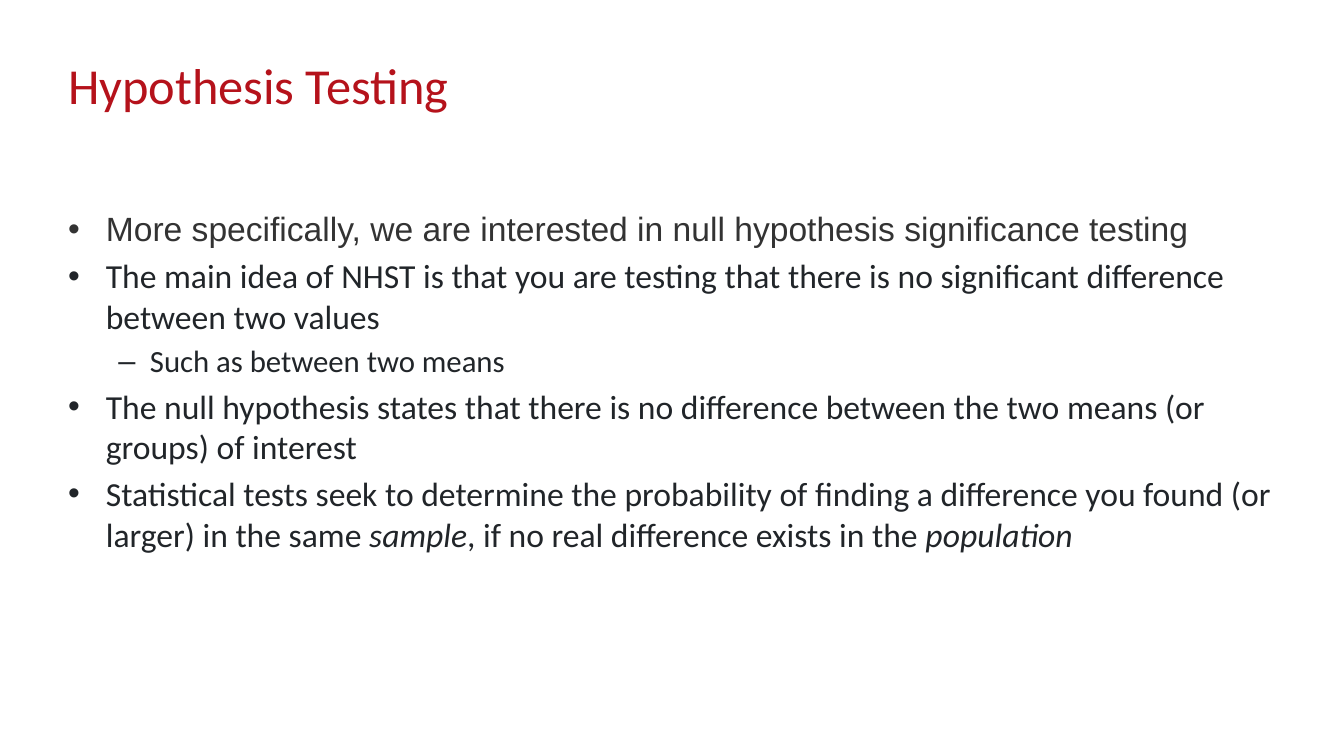
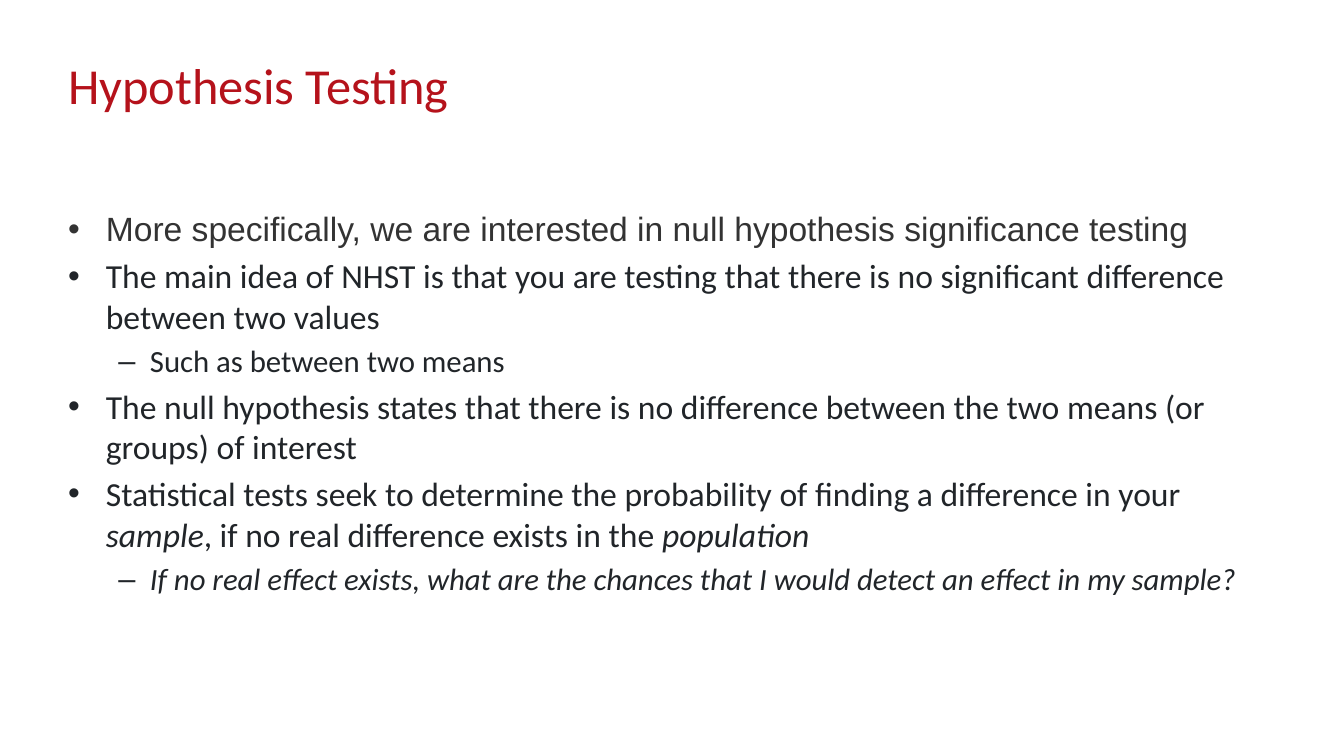
Before and after one commit to M1V0/FASS512, a slide deck: slide 7 of Week7/Week_7.pptx. Drawn at 1344x756 pixels with LibreOffice and Linux fonts; fonts in the diff are those of the drawing; background and template pictures are left out. Boxes give left, top, right and bottom in pixels: in the first picture for what was removed or moved away, otherwise in the second. Text is boxed around its words. In the diff, an @@ line names an element or a change of style, - is before the commit and + after.

```diff
--- a/Week7/Week_7.pptx
+++ b/Week7/Week_7.pptx
@@ text at [106,482,1236,595]: text changed @@
-• Statistical tests seek to determine the probability of finding a difference you found (or larger) in the same sample, if no real difference exists in the population
+• Statistical tests seek to determine the probability of finding a difference in your sample, if no real difference exists in the population
+  – If no real effect exists, what are the chances that I would detect an effect in my sample?
```
Also in this commit, not shown: 11 other slides changed, 54 other files.
